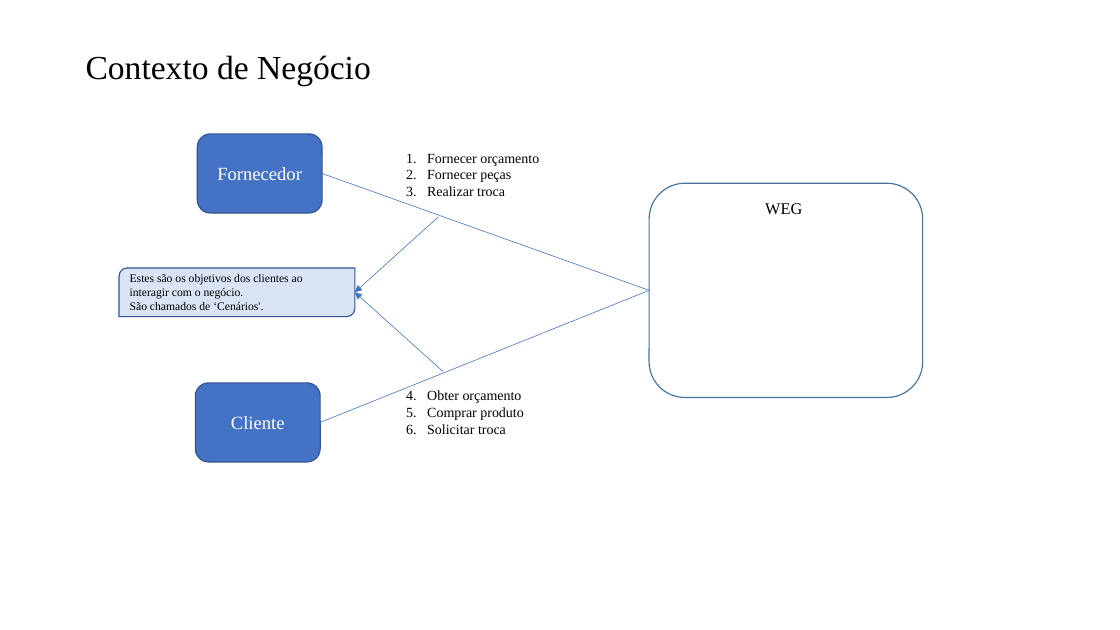
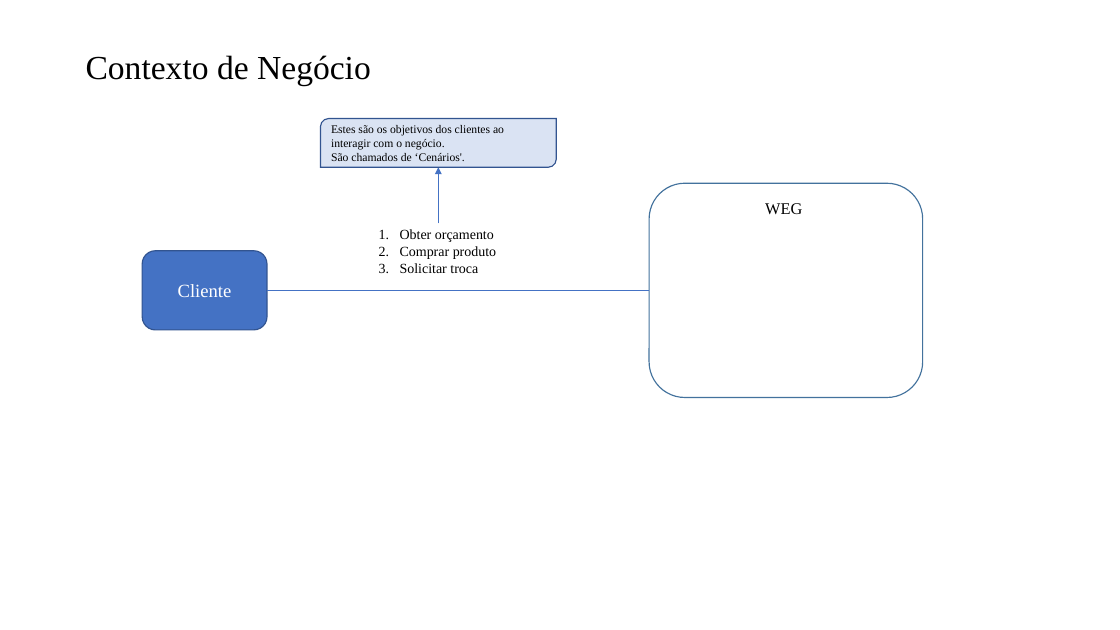
Before and after one commit to IMP-CaioCiaron/Eng-Requisitos, a slide deck: slide 1 of 15. Arquitetura de Negócio para cada Cenário.pptx. Drawn at 1120x630 pixels with LibreOffice and Linux fonts; fonts in the diff are those of the drawing. Boxes give left, top, right and bottom in pixels: in the first picture for what was removed or moved away, otherwise in the second. Text is boxed around its words. In the diff, an @@ line names an element or a change of style, - is before the commit and + after.

```diff
--- a/15. Arquitetura de Negócio para cada Cenário.pptx
+++ b/15. Arquitetura de Negócio para cada Cenário.pptx
@@ round diag rect "Estes são os objetivos dos ..." moved from (x1=119, y1=268, x2=355, y2=317) to (x1=321, y1=118, x2=557, y2=167) @@
@@ rounded rectangle removed at (x1=197, y1=134, x2=323, y2=213) @@
-Fornecedor
@@ line removed from (322, 174) to (649, 291) @@
@@ text removed at (x1=427, y1=153, x2=539, y2=196) @@
-1. Fornecer orçamento
-2. Fornecer peças
-3. Realizar troca
@@ arrow moved from (439, 217) - (355, 292) to (439, 223) - (439, 167) @@
@@ text "Obter orçamento" moved from (x1=427, y1=390, x2=523, y2=434) to (x1=400, y1=229, x2=496, y2=273) @@
@@ rounded rectangle "Cliente" moved from (x1=196, y1=383, x2=321, y2=462) to (x1=142, y1=251, x2=267, y2=330) @@
@@ line moved from (320, 423) - (649, 291) to (267, 291) - (649, 291) @@
@@ arrow removed from (443, 371) to (355, 292) @@
```
Also in this commit, not shown: 1 other slide changed, 3 slides removed, 1 other file.
